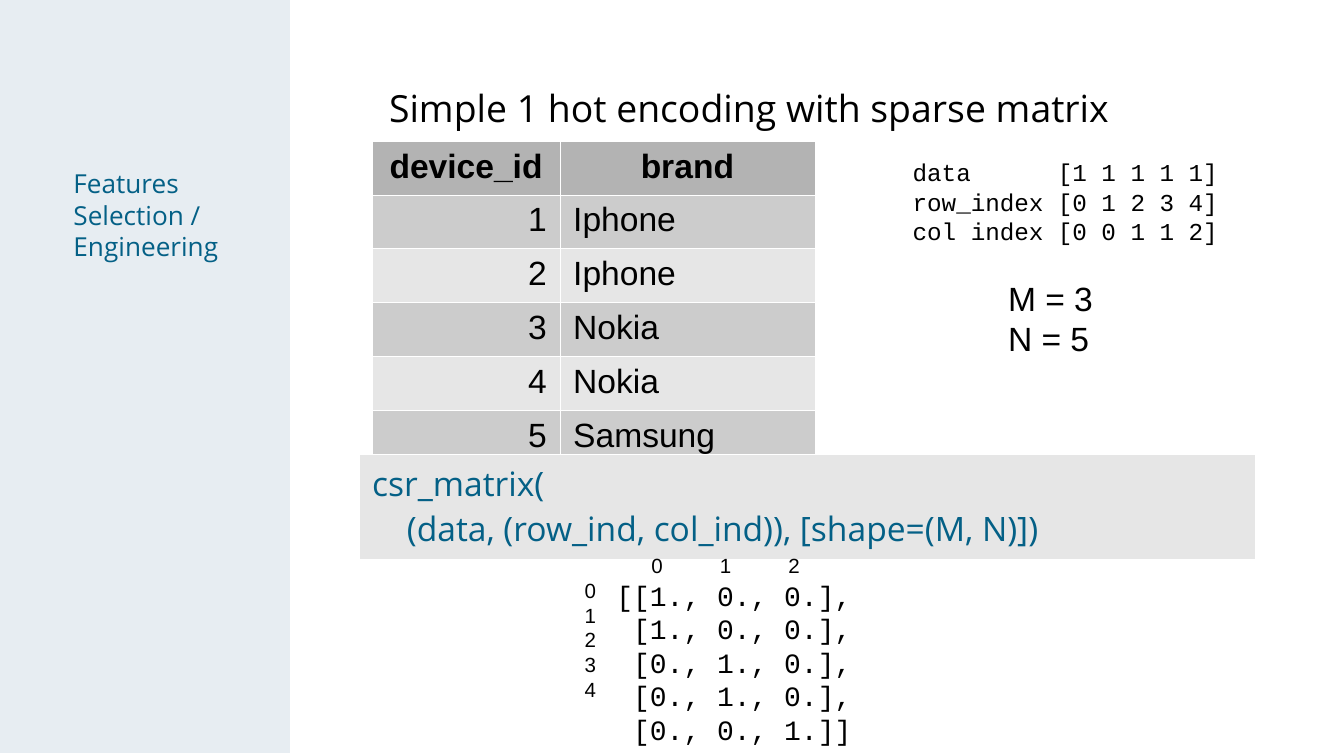
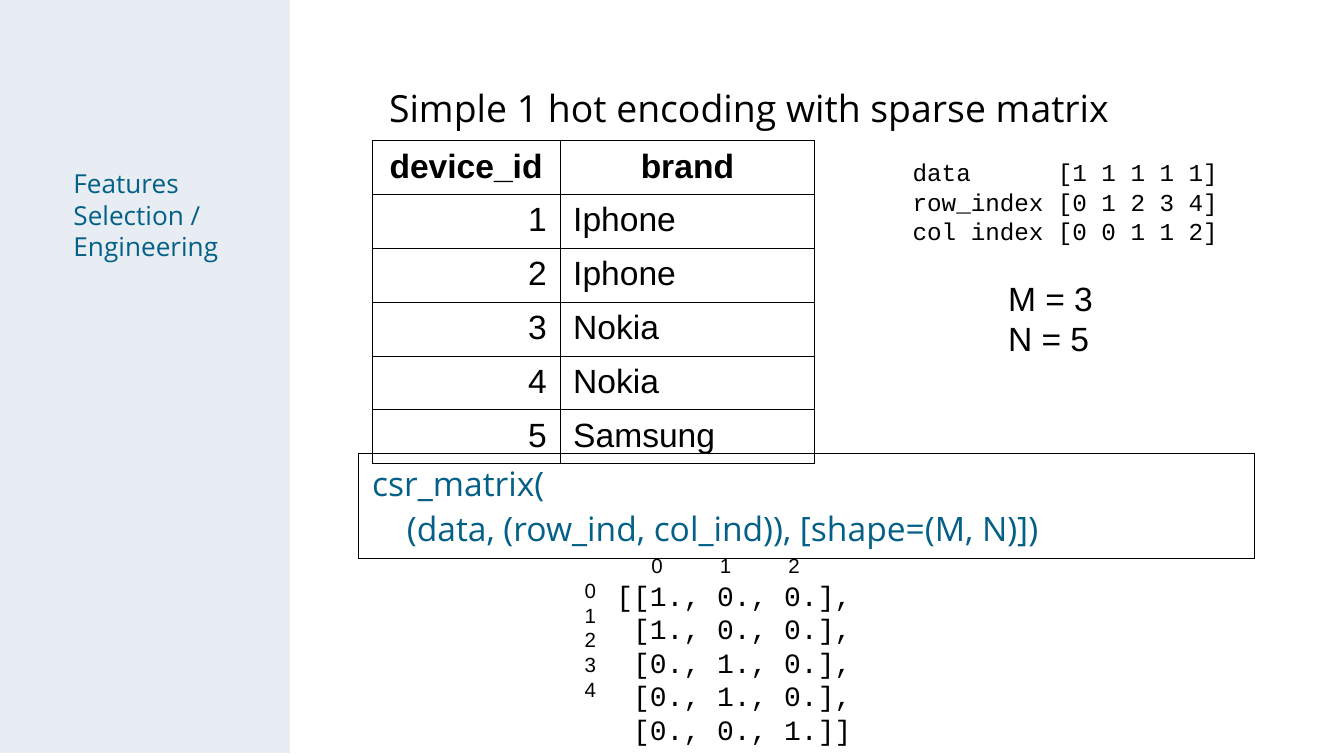
Before and after one commit to chechir/talking_data, a slide deck: slide 7 of brussels/deck_overview_detail.odp. Drawn at 1344x756 pixels with LibreOffice and Linux fonts; fonts in the diff are those of the drawing. Boxes give left, top, right and bottom in pixels: in the first picture for what was removed or moved away, otherwise in the second. Text is boxed around its words. In the diff, an @@ line names an element or a change of style, - is before the commit and + after.

```diff
--- a/brussels/deck_overview_detail.odp
+++ b/brussels/deck_overview_detail.odp
@@ table at (372, 141, 816, 457) @@
@@ fill #B3B3B3 to none in row 1 @@
@@ fill #CCCCCC to none in 6 cells @@
@@ fill #E6E6E6 to none in 4 cells @@
@@ borders changed @@
@@ table at (359, 454, 1255, 553) @@
@@ fill #E6E6E6 to none in row 1, column 1 @@
@@ borders changed @@
```
Also in this commit, not shown: 2 other slides changed, 1 slide added, 3 other files.
